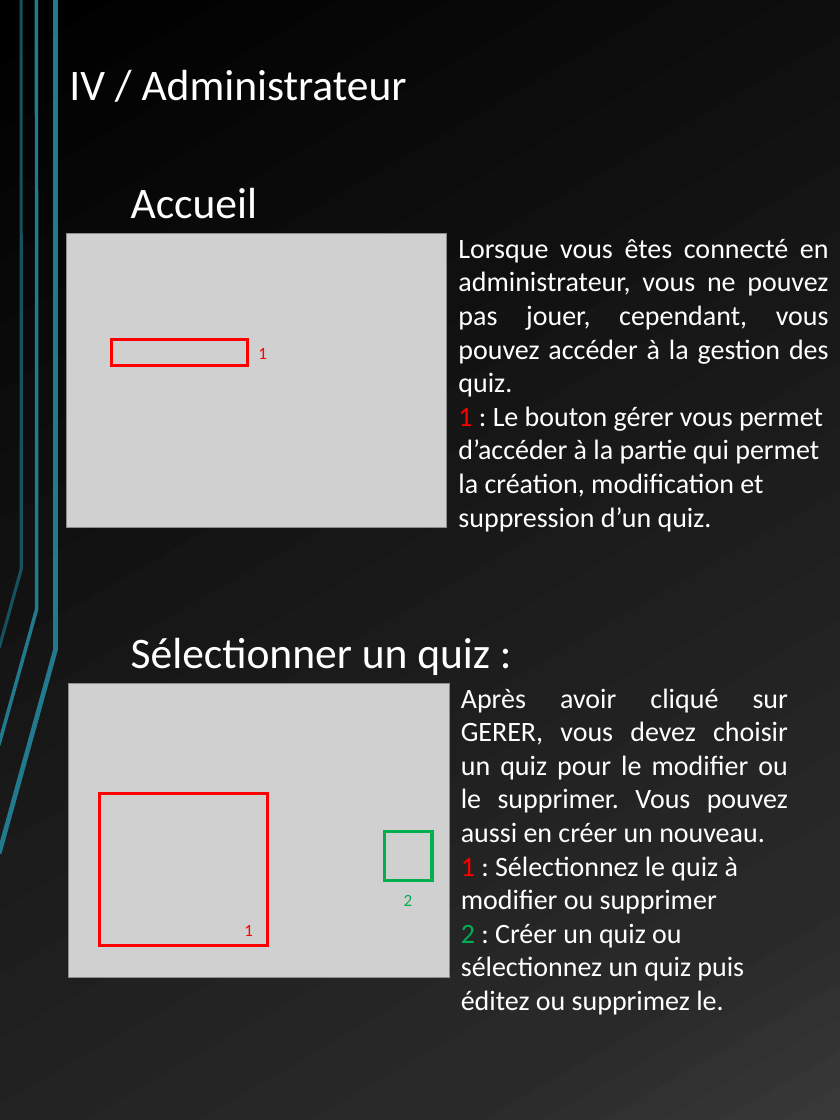
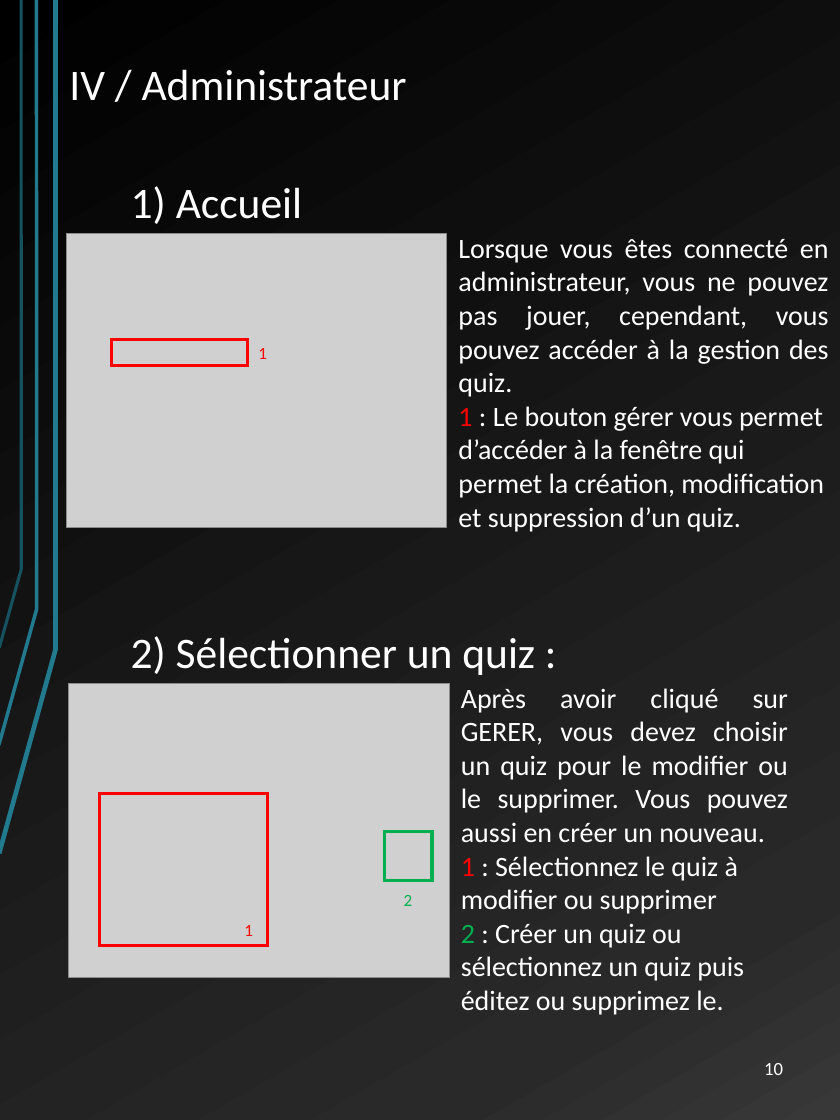
Before and after one commit to LordAlbas/warquiz, a slide deck: slide 10 of Docs/manuel utilisateur WQ.pptx (slide 9 before the commit). Drawn at 840x1120 pixels with LibreOffice and Linux fonts; fonts in the diff are those of the drawing; grey boxes stand for pictures. Boxes give left, top, right and bottom in pixels: in the first picture for what was removed or moved away, otherwise in the second. Text is boxed around its words. In the diff, an @@ line names an element or a change of style, - is before the commit and + after.

```diff
--- a/Docs/manuel utilisateur WQ.pptx
+++ b/Docs/manuel utilisateur WQ.pptx
@@ text at [131, 186, 302, 224]: text changed @@
-Accueil
+1) Accueil
@@ text at [458, 406, 824, 532]: text changed @@
-1 : Le bouton gérer vous permet d’accéder à la partie qui permet la création, modification et suppression d’un quiz.
+1 : Le bouton gérer vous permet d’accéder à la fenêtre qui permet la création, modification et suppression d’un quiz.
@@ text at [131, 636, 535, 675]: text changed @@
-Sélectionner un quiz :
+2) Sélectionner un quiz :
@@ page number added at [764, 1063, 783, 1075], 12 pt, text #FFFFFF @@
+10
```
Also in this commit, not shown: 11 other slides changed, 1 slide added.
